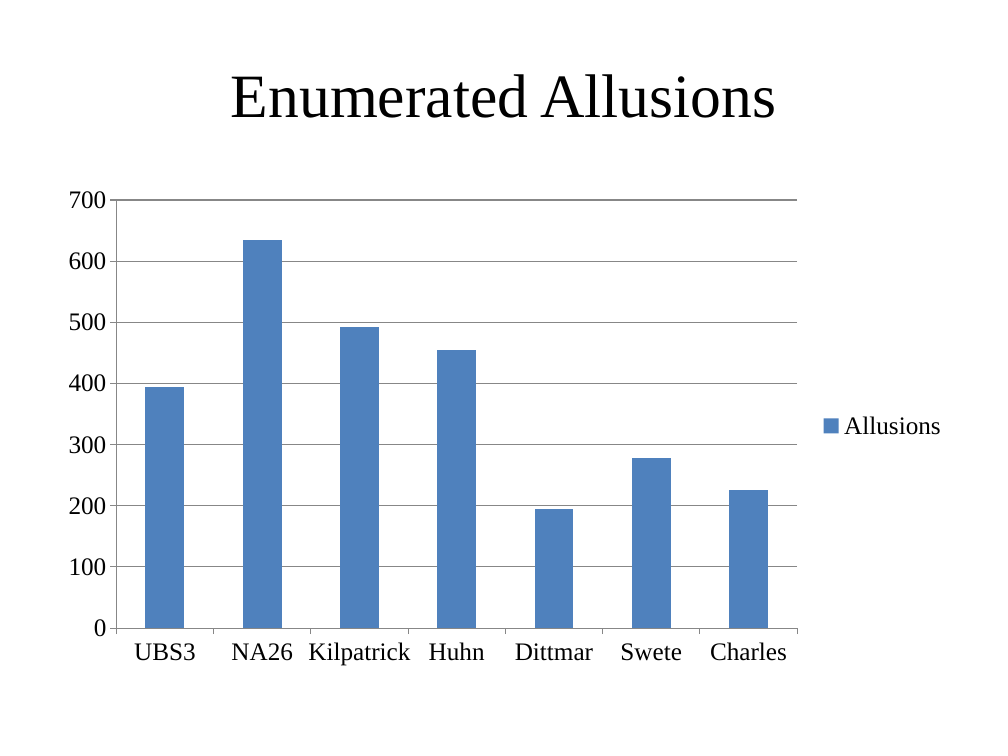
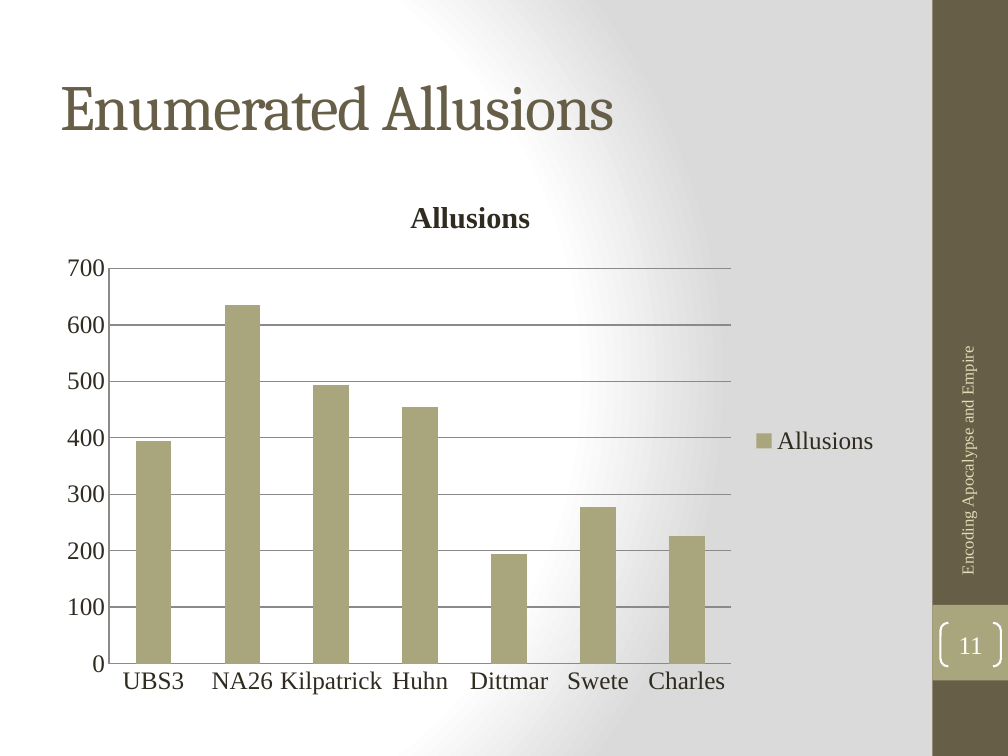
Before and after one commit to EncodingRevelation/revelation, a slide deck: slide 11 of slides/encoding apocalypse and empire ppt.pptx (slide 8 before the commit). Drawn at 1008x756 pixels with LibreOffice and Linux fonts; fonts in the diff are those of the drawing. Boxes give left, top, right and bottom in pixels: in the first picture for what was removed or moved away, otherwise in the second. Text is boxed around its words. In the diff, an @@ line names an element or a change of style, - is before the commit and + after.

```diff
--- a/slides/encoding apocalypse and empire ppt.pptx
+++ b/slides/encoding apocalypse and empire ppt.pptx
@@ background #FFFFFF to gradient #FFFFFF to #DADADA @@
@@ rectangle added at (932,0,1008,756), fill #675E47 @@
@@ title "Enumerated Allusions": place and size @@
-title "Enumerated Allusions" at (231,74,776,118)
+title "Enumerated Allusions" at (60,85,616,131)
@@ title "Enumerated Allusions" at (60,85,616,131): size 44 to 46 pt, font Times New Roman to Cambria, text colour #000000 to #675E47, letter spacing 0 to -1 pt; alignment centre to left @@
@@ column chart at (50,176,890,706) @@
@@ title "Allusions" added @@
@@ colour of Allusions #4F81BD to #A9A57C @@
@@ category axis changed @@
@@ value axis changed @@
@@ lettering changed @@
@@ column chart: place and size @@
-column chart at (50,176,958,675)
+column chart at (50,176,890,706)
@@ text added at (959,350,978,573), 12 pt, text #DFDCB7 @@
+Encoding Apocalypse and Empire
@@ rectangle added at (932,605,1008,680), fill #A9A57C @@
@@ page number added at (940,623,1001,666), outline #FFFFFF 1.5 pt, 18 pt, text #FFFFFF @@
+11
```
Also in this commit, not shown: 8 other slides changed, 6 slides added, 2 slides removed, 18 other files.
